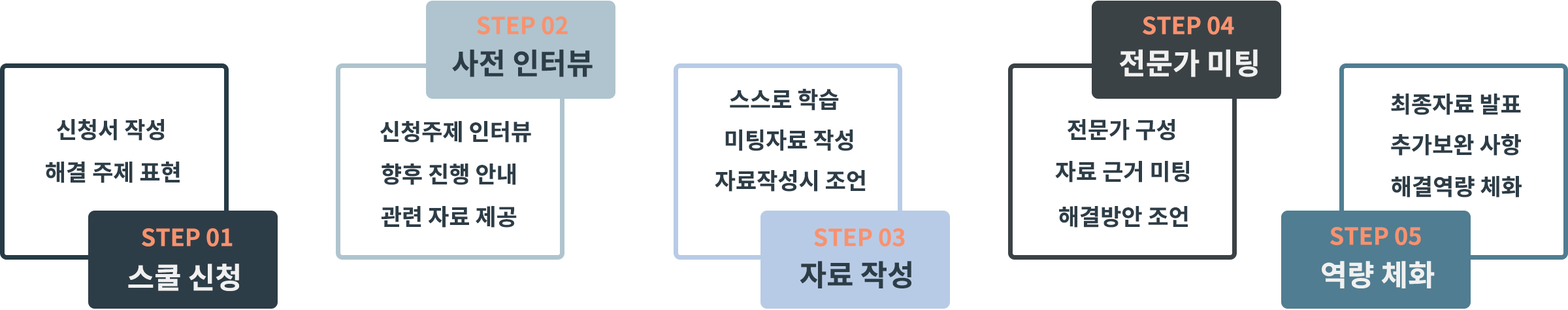
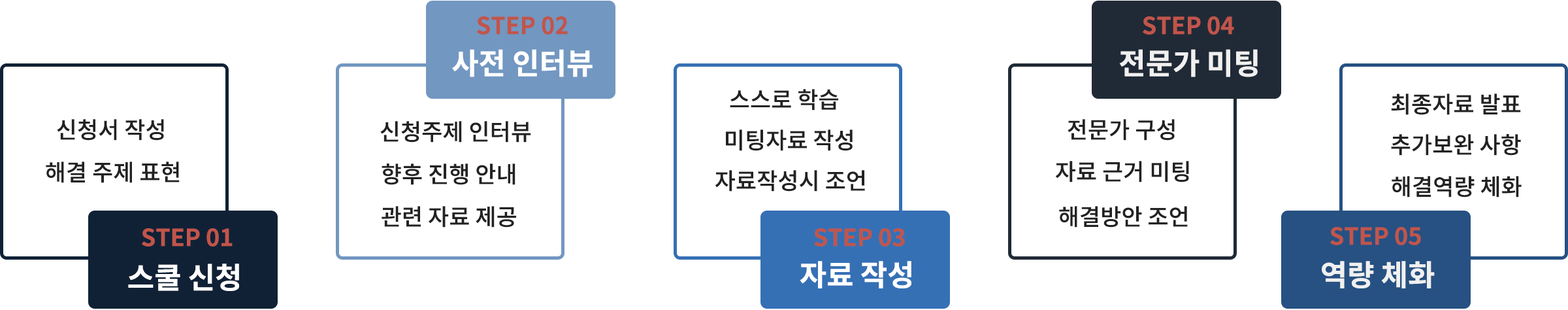
Layers edited between the first and the second 1568x310 image:
painted on "해결 주제 표현" over [left=45, top=161, right=180, bottom=183]
painted on "해결방안 조언" over [left=1059, top=205, right=1188, bottom=228]
painted on "해결역량 체화" over [left=1391, top=175, right=1522, bottom=198]
painted on "추가보완 사항" over [left=1390, top=133, right=1521, bottom=156]
painted on "최종자료 발표" over [left=1390, top=93, right=1521, bottom=115]
painted on "자료 근거 미팅" over [left=1055, top=160, right=1190, bottom=183]
painted on "자료작성시 조언" over [left=714, top=169, right=866, bottom=192]
painted on "미팅자료 작성" over [left=725, top=129, right=854, bottom=151]
painted on "관련 자료 제공" over [left=380, top=205, right=517, bottom=228]
painted on "향후 진행 안내" over [left=381, top=162, right=516, bottom=185]
painted on "신청주제 인터뷰" over [left=380, top=120, right=532, bottom=143]
painted on "사전 인터뷰" over [left=452, top=49, right=593, bottom=78]
painted on "자료 작성" over [left=799, top=260, right=912, bottom=289]
painted on "스쿨 신청" over [left=128, top=263, right=240, bottom=291]
painted on "모서리가 둥근 직사각형 2" (1st of 5) over [left=1281, top=210, right=1471, bottom=309]
painted on "모서리가 둥근 직사각형 2" (2nd of 5) over [left=1091, top=0, right=1282, bottom=99]
painted on "모서리가 둥근 직사각형 2" (3rd of 5) over [left=760, top=210, right=950, bottom=309]
painted on "모서리가 둥근 직사각형 2" (4th of 5) over [left=425, top=0, right=616, bottom=99]
painted on "모서리가 둥근 직사각형 2" (5th of 5) over [left=88, top=210, right=278, bottom=309]
painted on "모서리가 둥근 직사각형 1" (1st of 5) over [left=1339, top=63, right=1568, bottom=260]
painted on "모서리가 둥근 직사각형 1" (2nd of 5) over [left=1008, top=63, right=1237, bottom=260]
painted on "모서리가 둥근 직사각형 1" (3rd of 5) over [left=673, top=63, right=903, bottom=260]
painted on "모서리가 둥근 직사각형 1" (4th of 5) over [left=335, top=63, right=565, bottom=260]
painted on "모서리가 둥근 직사각형 1" (5th of 5) over [left=0, top=63, right=229, bottom=260]
…and 8 more changes (8 painted)
